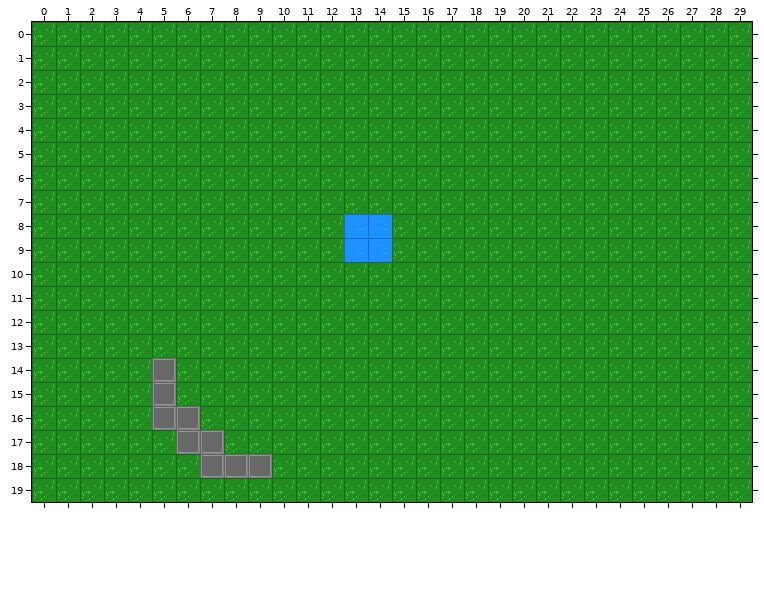
Two versions of a level (Tiled map, assets/tilemap.tmx). The picture above is the old version.
Cells are 32x32 px. Shown: x 0..29, y 0..19.
New version:
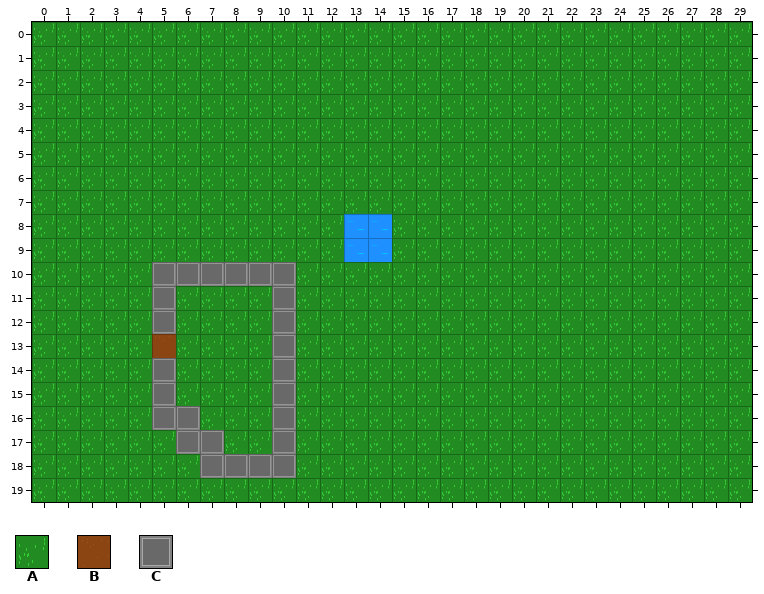
Key: from "Base": A 0, B 1, C 3.
_ is an empty cell.
Objects are placed by their top-left corner, in cells (3,4 is the top-left corner of cell 3,4); size is 1x1 cell unless given.
The commit says: Door handled by Tiled
Diff:
{"where": "layer \"Tile Layer 1\""}
{"y":10,"x":5,"old":"AAAAAA","new":"CCCCCC"}
{"y":11,"x":5,"old":"A","new":"C"}
{"y":11,"x":10,"old":"A","new":"C"}
{"y":12,"x":5,"old":"A","new":"C"}
{"y":12,"x":10,"old":"A","new":"C"}
{"y":13,"x":10,"old":"A","new":"C"}
{"y":14,"x":10,"old":"A","new":"C"}
{"y":15,"x":10,"old":"A","new":"C"}
{"y":16,"x":10,"old":"A","new":"C"}
{"y":17,"x":10,"old":"A","new":"C"}
{"y":18,"x":10,"old":"A","new":"C"}
{"where": "layer \"Entities\""}
{"now": "B \"Door\" at 5,13"}
